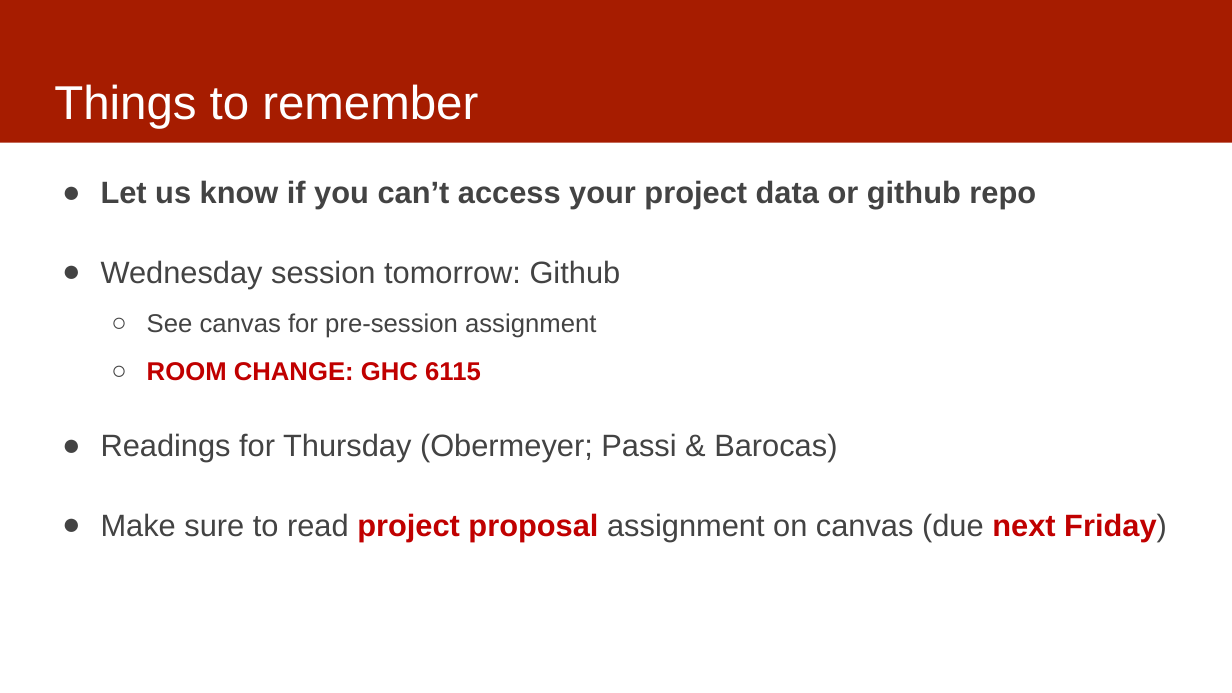
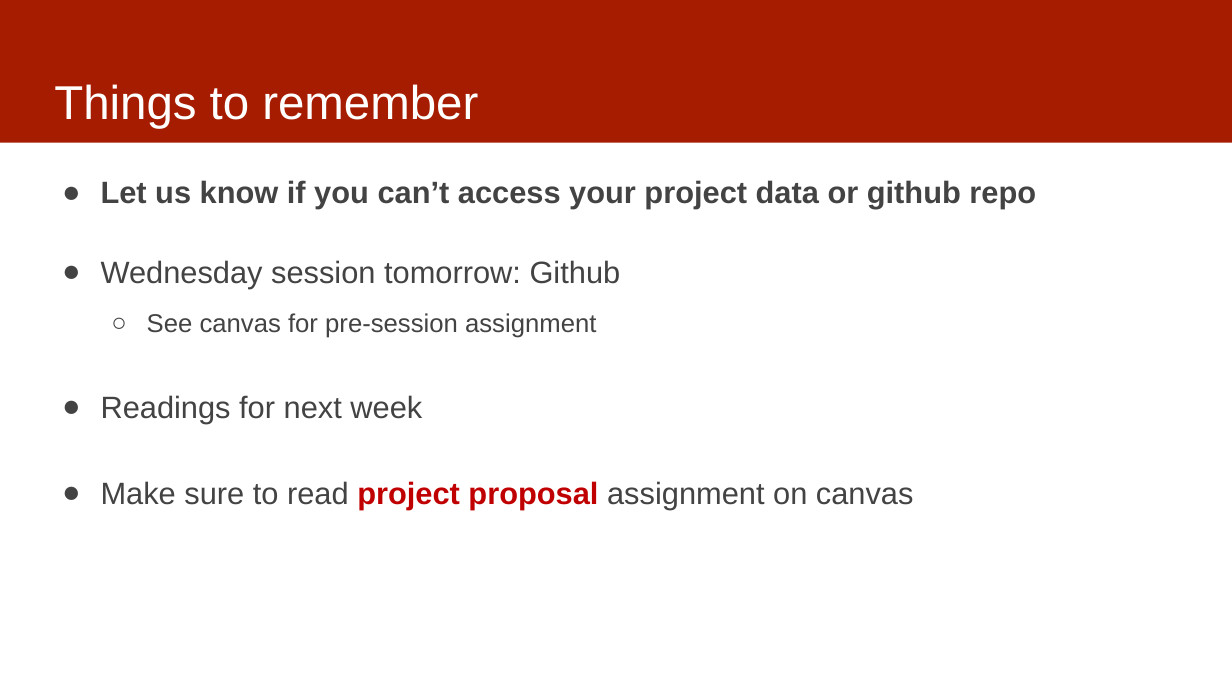
Before and after one commit to dssg/mlforpublicpolicylab, a slide deck: slide 28 of Lectures/06-data-exploration.pptx. Drawn at 1232x693 pixels with LibreOffice and Linux fonts; fonts in the diff are those of the drawing. Boxes give left, top, right and bottom in pixels: in the first picture for what was removed or moved away, otherwise in the second. Text is boxed around its words. In the diff, an @@ line names an element or a change of style, - is before the commit and + after.

```diff
--- a/Lectures/06-data-exploration.pptx
+++ b/Lectures/06-data-exploration.pptx
@@ text at box(101, 395, 914, 509): text changed @@
-  ○ ROOM CHANGE: GHC 6115
-● Readings for Thursday (Obermeyer; Passi & Barocas)
-● Make sure to read project proposal assignment on canvas (due next Friday)
+● Readings for next week
+● Make sure to read project proposal assignment on canvas
```
Also in this commit, not shown: 3 other slides changed, 1 other file.
